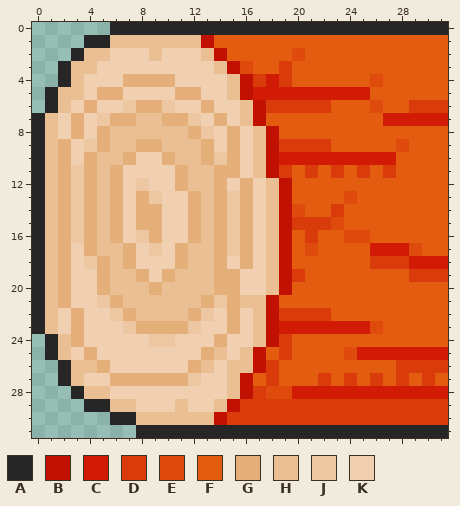
A pixel-art sprite gets an edit: GDD2_Sprint3/Assets/Sprites/Log_L.png. That is the earlier state.
The file is 32x32 pixels.
Palette (. is transparent): A #262626  B #c01102  C #d11b05  D #da3b0a  E #df4b0d  F #e45c10  G #e5af79  H #eabf94  J #edc7a2  K #f0d0b0
The same view after the edit:
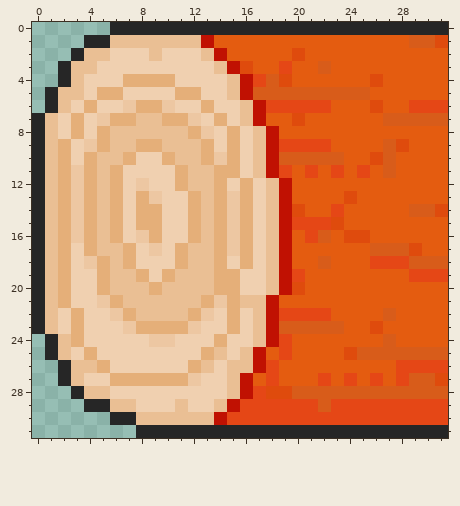
The edit:
@@ palette @@
-C #d11b05
+C #d85c1a
-D #da3b0a
+D #e54716
@@ x 17..31 @@
  0 AAAAAAAAAAAAAAA
- 1 FFFFFFFFFFFFFFF
+ 1 FFFFFFFFFFFFCCE
  2 FFFEFFFFFFFFFFF
- 3 FFDFFFFFFFFFFFF
- 4 DCDFFFFFFEFFFFF
+ 3 FFDFFCFFFFFFFFF
+ 4 DCEFFFFFFEFFFFF
  5 CCCCCCCCCFFFFFF
  6 BDDDDDFFFEFFDDD
- 7 BFFFFFFFFFCCCCC
+ 7 BFFEFFFFFFCCCCC
  8 HBFFFFFFFFFFFFF
- 9 HBDDDDFFFFFEFFF
-10 HBCCCCCCCCCFFFF
-11 HBDFDFDFDFDFFFF
+ 9 HBDDDDFFFFCEFFF
+10 HBCCCCCFFECFFFF
+11 HBDFDFDFDFCFFFF
 12 KHBFFFFFFFFFFFF
 13 KHBFFFFEFFFFFFF
-14 KHBEFFDFFFFFFFF
+14 KHBEFFDFFFFFCCE
 15 KHBDDDEFFFFFFFF
-16 KHBFDFFEEFFFFFF
-17 KHBFEFFFFCCCEFF
-18 KHBFFFFFFDDDCCC
+16 KHBFDCFEEFFFFFF
+17 KHBFFFFFFCCCEFF
+18 KHBFFCFFFDDDCCC
 19 KHBDFFFFFFFFDDD
-20 KHBFFFFFFFFFFFF
+20 KHBEFFFFFFFFFFF
 21 HBFFFFFFFFFFFFF
-22 HBDDDDFFFFFFFFF
-23 HBCCCCCCCEFFFFF
-24 HBDFFFFFFFFFFFF
+22 HBDDDDFFFFCFFFF
+23 HBCCCCCFFEFFFFF
+24 HBDFFFFFFFCFFFF
 25 BFDFFFFECCCCCCC
 26 BDFFFFFFFFFDDDD
-27 FDFFFDFDFDFDFDF
+27 FDFFFDFDFDFDCCE
 28 DEECCCCCCCCCCCC
-29 DDDDDDDDDDDDDDD
+29 DDDDDCDDDDDDDDD
 30 DDDDDDDDDDDDDDD
Changed places in both pictures, as pixel boxes (x1, y1, x2, y2):
changed: (227, 35, 448, 425)
